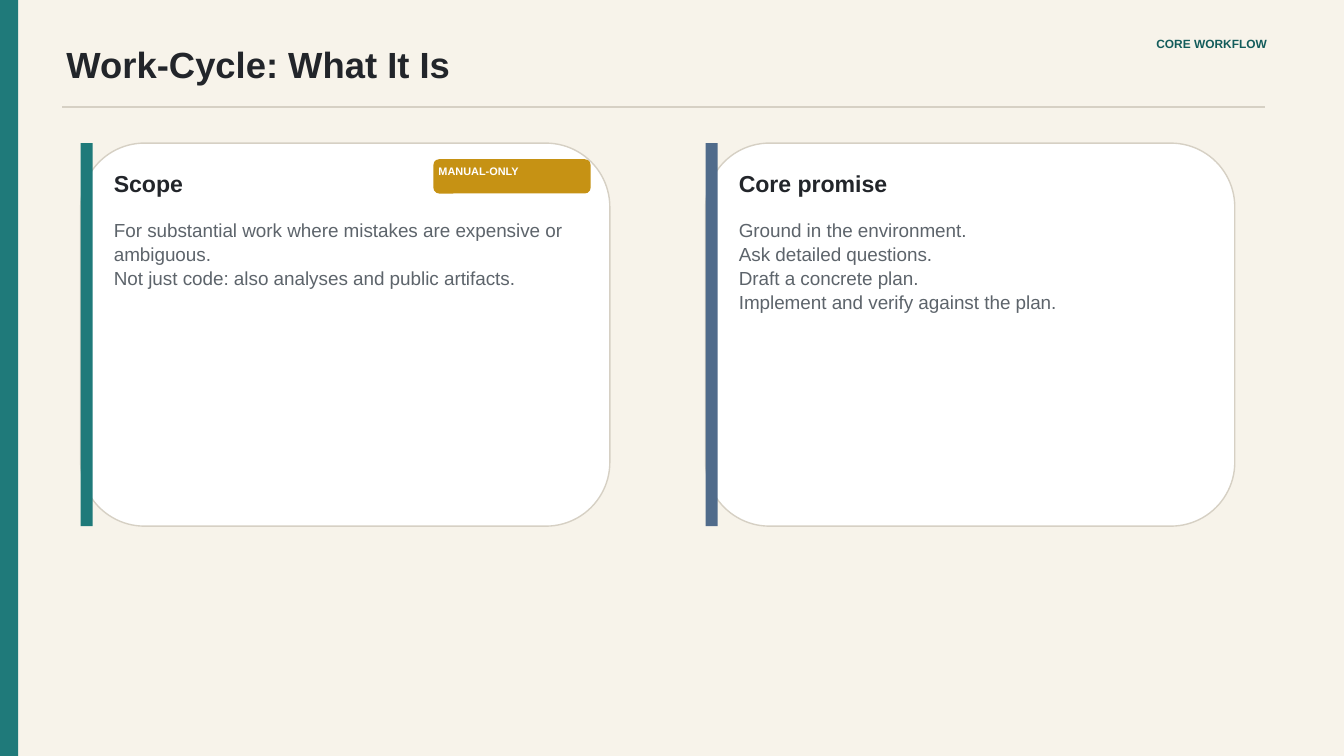
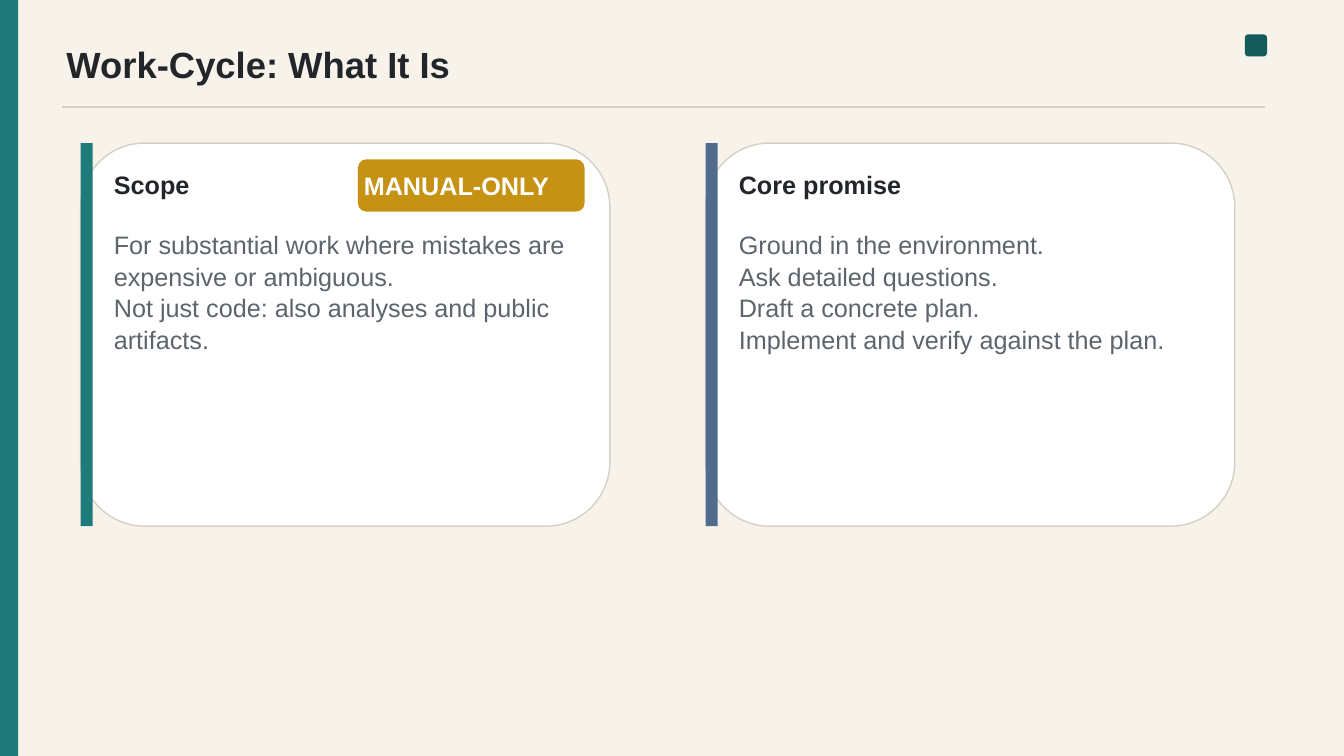
Before and after one commit to oclb/oconnorlab-agent-config, a slide deck: slide 19 of presentations/lab-agent-config-update/lab-agent-config-update.pptx (slide 18 before the commit). Drawn at 1344x756 pixels with LibreOffice and Linux fonts; fonts in the diff are those of the drawing. Boxes give left, top, right and bottom in pixels: in the first picture for what was removed or moved away, otherwise in the second. Text is boxed around its words. In the diff, an @@ line names an element or a change of style, - is before the commit and + after.

```diff
--- a/presentations/lab-agent-config-update/lab-agent-config-update.pptx
+++ b/presentations/lab-agent-config-update/lab-agent-config-update.pptx
@@ text removed at bbox=[1156, 39, 1267, 48] @@
-CORE WORKFLOW
@@ rounded rectangle added at bbox=[1245, 34, 1267, 56], fill #135C5B @@
@@ text "Scope" at bbox=[114, 176, 190, 200]: size 16.5 to 18 pt @@
@@ rounded rectangle: place and size @@
-rounded rectangle at bbox=[434, 159, 591, 194]
+rounded rectangle at bbox=[358, 159, 585, 212]
@@ text "MANUAL-ONLY": place and size @@
-text "MANUAL-ONLY" at bbox=[438, 167, 518, 175]
+text "MANUAL-ONLY" at bbox=[364, 177, 549, 196]
@@ text "MANUAL-ONLY" at bbox=[364, 177, 549, 196]: size 7.8 to 18 pt @@
@@ text "Core promise" at bbox=[739, 175, 901, 200]: size 16.5 to 18 pt @@
@@ text "For substantial work where mistakes ...": place and size @@
-text "For substantial work where mistakes ..." at bbox=[114, 223, 562, 289]
+text "For substantial work where mistakes ..." at bbox=[114, 235, 564, 349]
@@ text "For substantial work where mistakes ..." at bbox=[114, 235, 564, 349]: size 13.5 to 18 pt @@
@@ text "Ground in the environment." at bbox=[739, 235, 1165, 354]: size 13.5 to 18 pt @@
@@ text "Ground in the environment.": place and size @@
-text "Ground in the environment." at bbox=[739, 223, 1057, 313]
+text "Ground in the environment." at bbox=[739, 235, 1165, 354]
```
Also in this commit, not shown: 28 other slides changed, 1 slide added, 22 other files.
